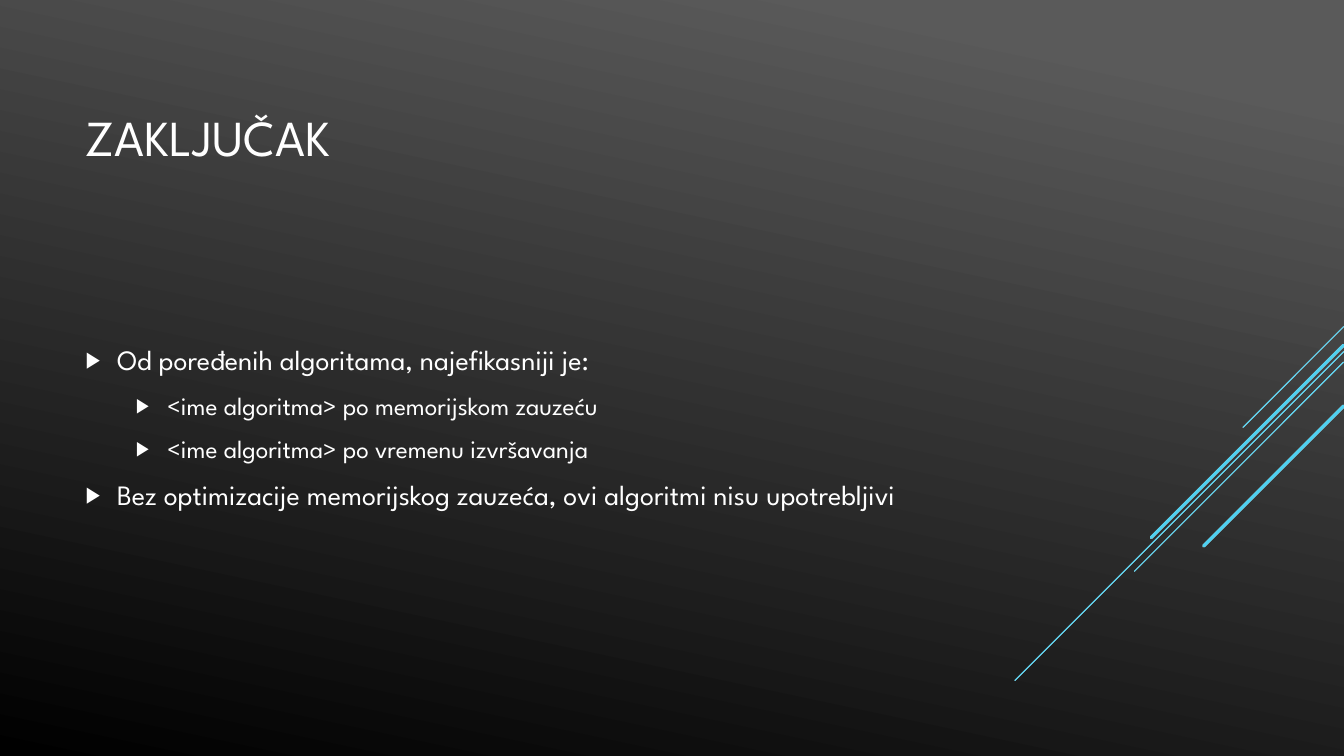
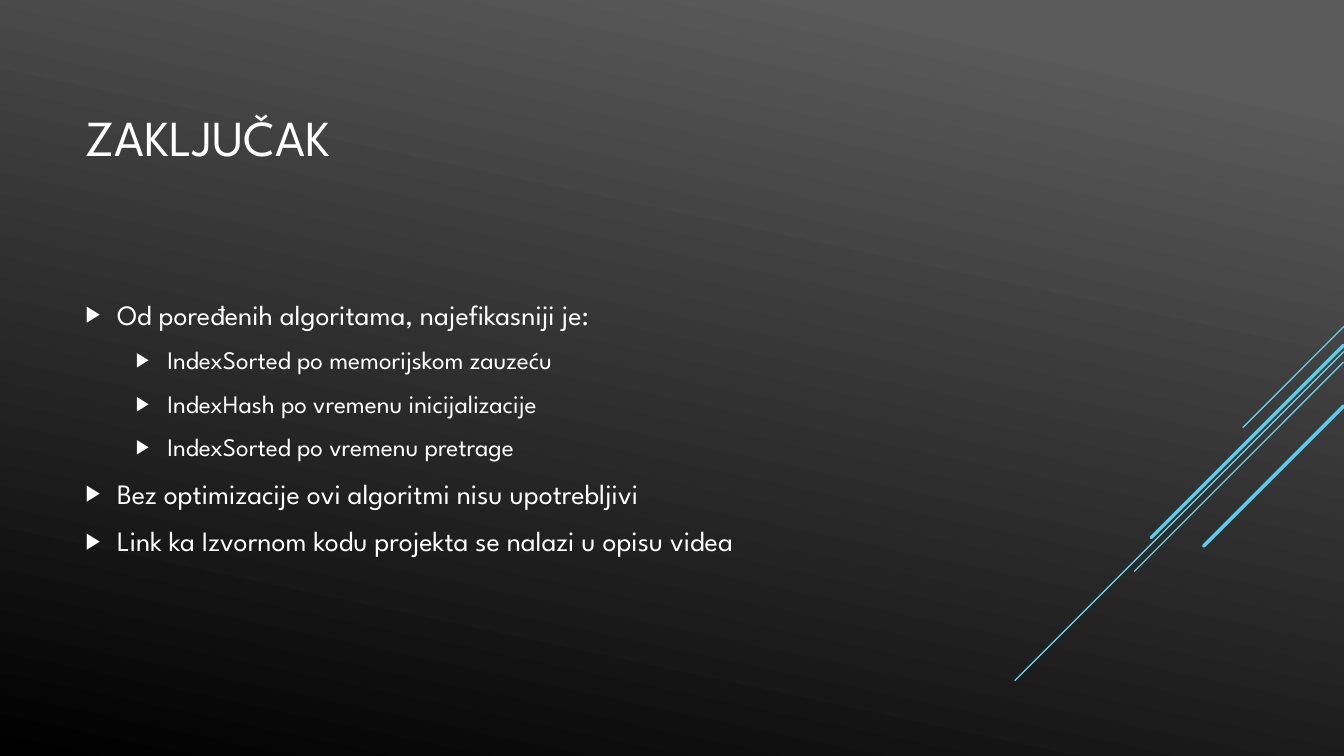
Before and after one commit to napoznata/GI_2019, a slide deck: slide 12 of Presentation/gi_presentation.pptx. Drawn at 1344x756 pixels with LibreOffice and Linux fonts; fonts in the diff are those of the drawing. Boxes give left, top, right and bottom in pixels: in the first picture for what was removed or moved away, otherwise in the second. Text is boxed around its words. In the diff, an @@ line names an element or a change of style, - is before the commit and + after.

```diff
--- a/Presentation/gi_presentation.pptx
+++ b/Presentation/gi_presentation.pptx
@@ text at (117, 351, 733, 557): text changed @@
-  ▶ <ime algoritma> po memorijskom zauzeću
-  ▶ <ime algoritma> po vremenu izvršavanja
-▶ Bez optimizacije memorijskog zauzeća, ovi algoritmi nisu upotrebljivi
+  ▶ IndexSorted po memorijskom zauzeću
+  ▶ IndexHash po vremenu inicijalizacije
+  ▶ IndexSorted po vremenu pretrage
+▶ Bez optimizacije ovi algoritmi nisu upotrebljivi
+▶ Link ka Izvornom kodu projekta se nalazi u opisu videa
```
Also in this commit, not shown: 3 other slides changed.
